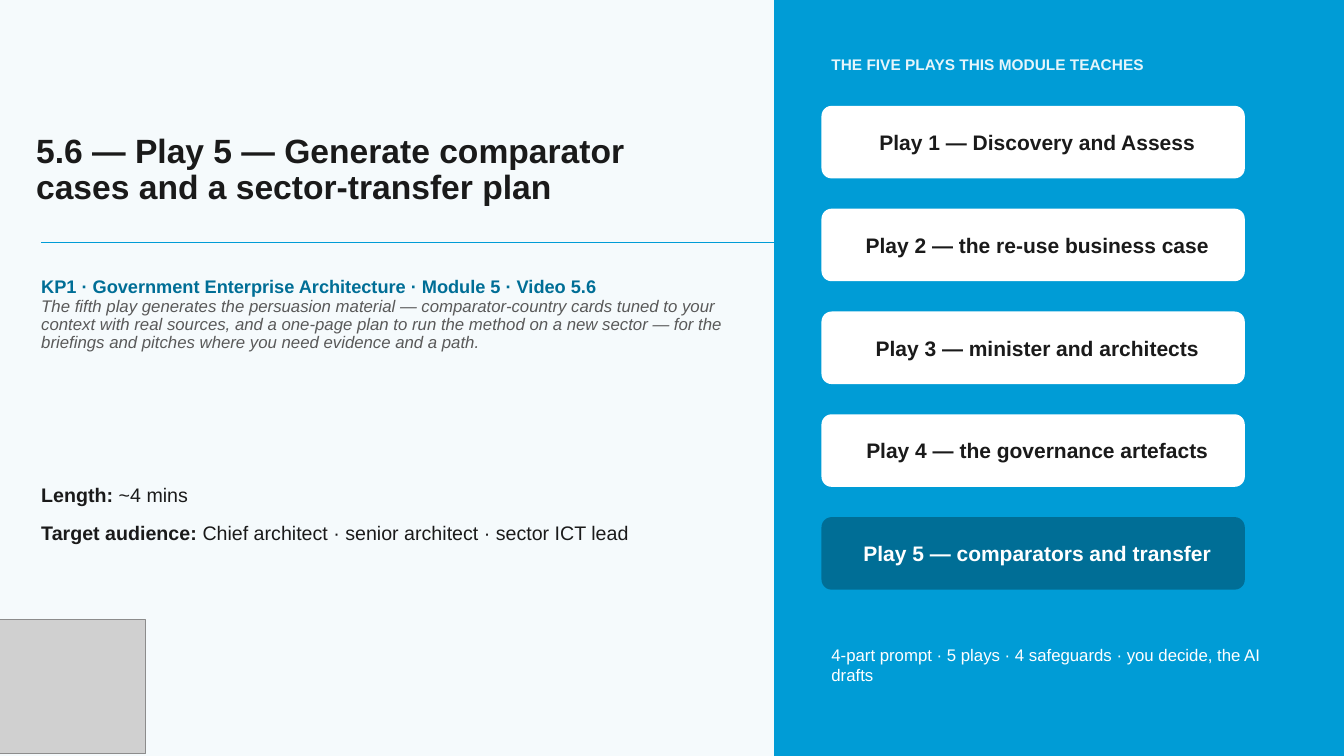
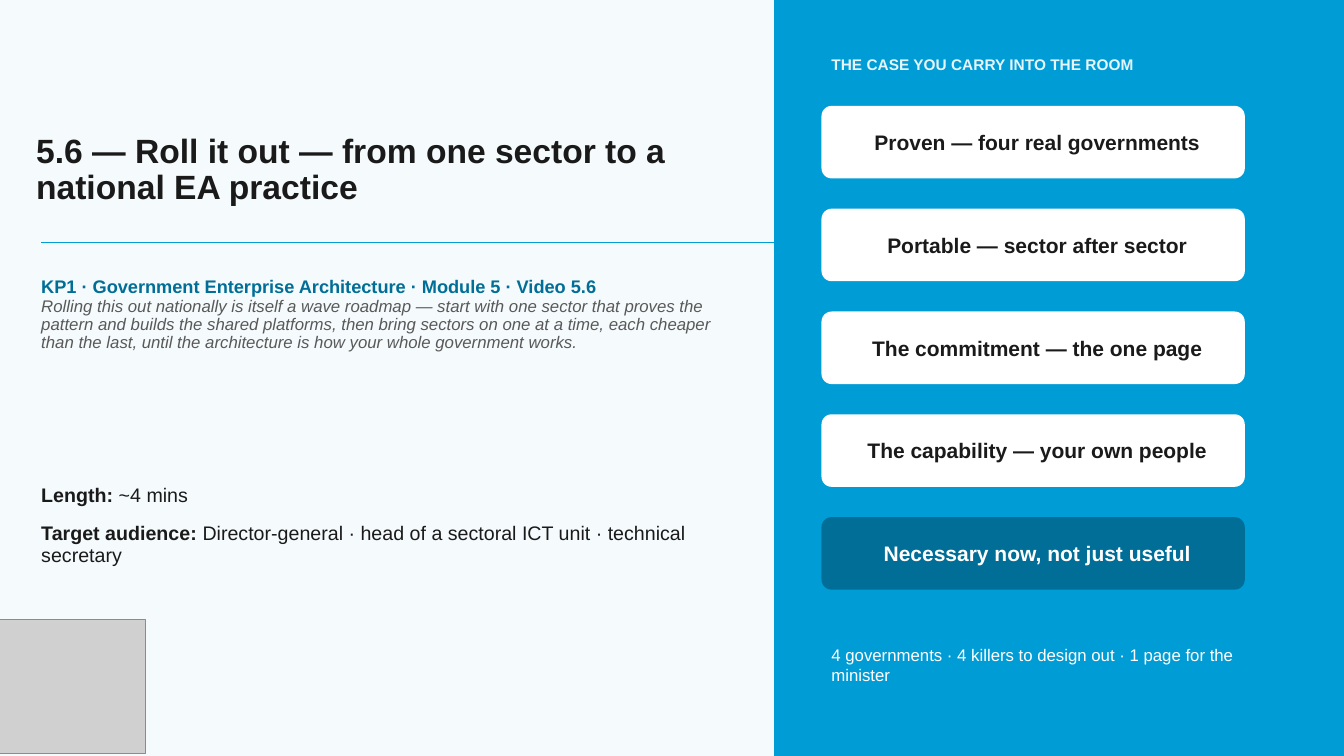
Before and after one commit to aarelaponin/geatdm-framework, a slide deck: slide 1 of 10-Knowledge-Products/KP1-GEA/videos/module_5/en/decks/KP1_M5_5.6_Deck_v0.1.pptx. Drawn at 1344x756 pixels with LibreOffice and Linux fonts; fonts in the diff are those of the drawing; grey boxes stand for pictures. Boxes give left, top, right and bottom in pixels: in the first picture for what was removed or moved away, otherwise in the second. Text is boxed around its words. In the diff, an @@ line names an element or a change of style, - is before the commit and + after.

```diff
--- a/10-Knowledge-Products/KP1-GEA/videos/module_5/en/decks/KP1_M5_5.6_Deck_v0.1.pptx
+++ b/10-Knowledge-Products/KP1-GEA/videos/module_5/en/decks/KP1_M5_5.6_Deck_v0.1.pptx
@@ text at (x1=831, y1=59, x2=1133, y2=70): text changed @@
-THE FIVE PLAYS THIS MODULE TEACHES
+THE CASE YOU CARRY INTO THE ROOM
@@ text at (x1=36, y1=138, x2=665, y2=206): text changed @@
-5.6 — Play 5 — Generate comparator cases and a sector-transfer plan
+5.6 — Roll it out — from one sector to a national EA practice
@@ text in rounded rectangle at (x1=874, y1=134, x2=1200, y2=155): text changed @@
-Play 1 — Discovery and Assess
+Proven — four real governments
@@ text in rounded rectangle at (x1=887, y1=237, x2=1187, y2=254): text changed @@
-Play 2 — the re-use business case
+Portable — sector after sector
@@ text at (x1=41, y1=300, x2=711, y2=352): text changed @@
-The fifth play generates the persuasion material — comparator-country cards tuned to your context with real sources, and a one-page plan to run the method on a new sector — for the briefings and pitches where you need evidence and a path.
+Rolling this out nationally is itself a wave roadmap — start with one sector that proves the pattern and builds the shared platforms, then bring sectors on one at a time, each cheaper than the last, until the architecture is how your whole government works.
@@ text in rounded rectangle at (x1=872, y1=340, x2=1202, y2=360): text changed @@
-Play 3 — minister and architects
+The commitment — the one page
@@ text in rounded rectangle at (x1=867, y1=442, x2=1207, y2=463): text changed @@
-Play 4 — the governance artefacts
+The capability — your own people
@@ text at (x1=41, y1=525, x2=685, y2=566): text changed @@
-Target audience: Chief architect · senior architect · sector ICT lead
+Target audience: Director-general · head of a sectoral ICT unit · technical secretary
@@ text in rounded rectangle at (x1=884, y1=545, x2=1191, y2=566): text changed @@
-Play 5 — comparators and transfer
+Necessary now, not just useful
@@ text at (x1=831, y1=649, x2=1233, y2=681): text changed @@
-4-part prompt · 5 plays · 4 safeguards · you decide, the AI drafts
+4 governments · 4 killers to design out · 1 page for the minister
```
Also in this commit, not shown: 5 other slides changed, 2 slides added, 2 slides removed, 58 other files.
